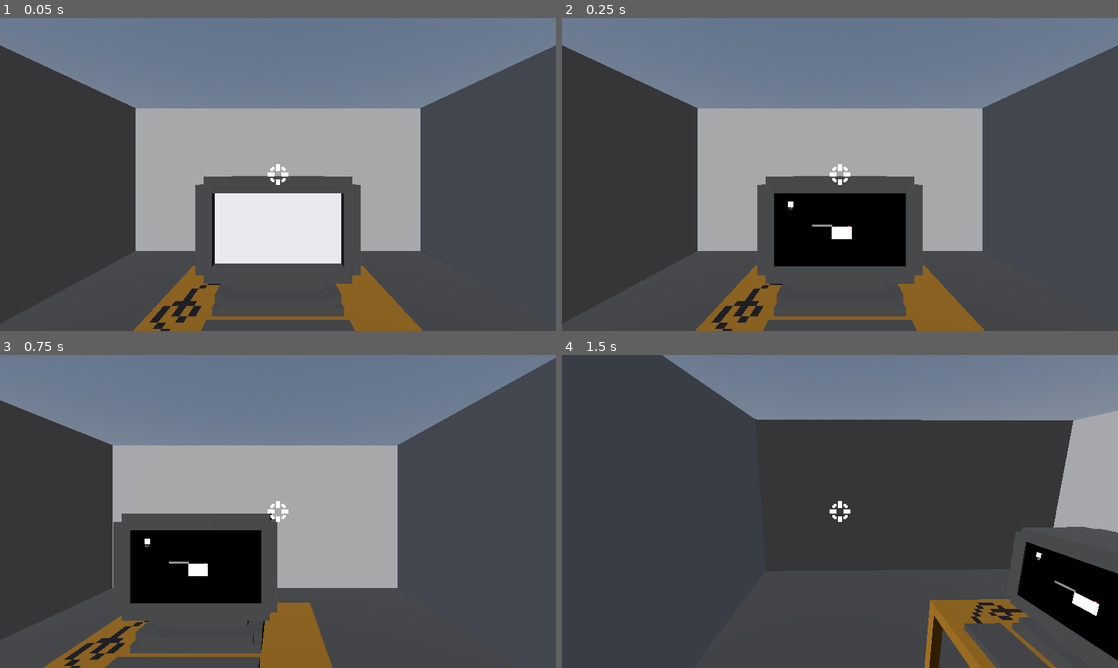
Above: before the commit, frames 1-4 (two rows, left to right).
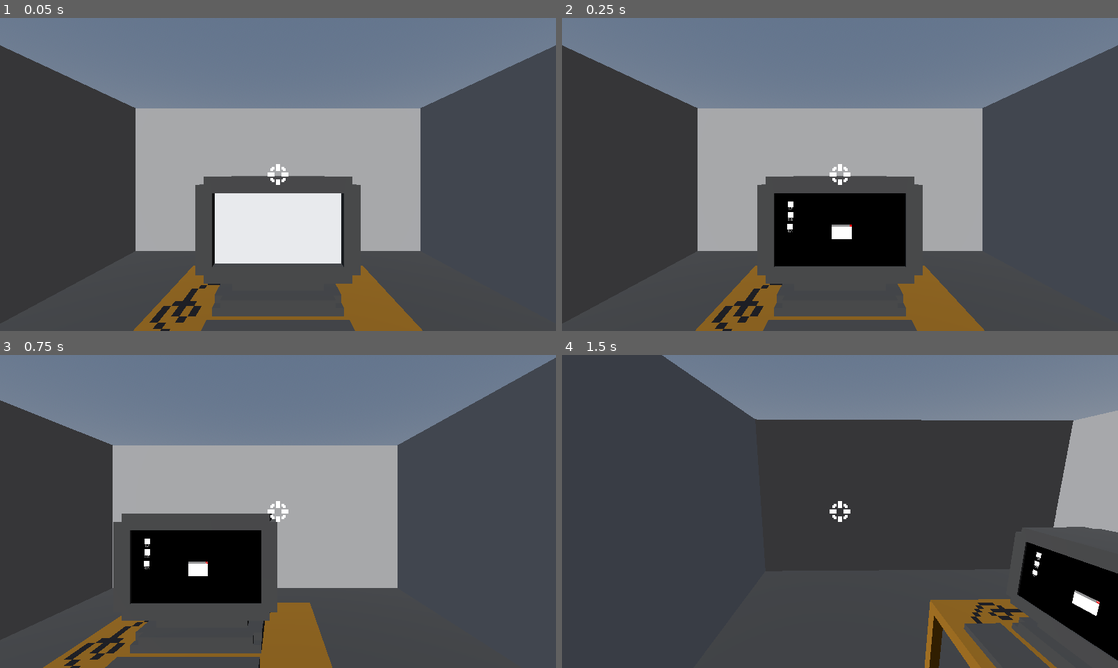
Above: after the commit, the same moments.

Repository: maxwaldman8/gmtk-2026
Game: Godot game, scene res://scenes/room.tscn
Same seed, same stepped clock (60 frames per second), same inputs: the game is played once before the commit and once after it.
Inputs (mouse positions are in pixels of both pictures, inside the frame that each line leads up to):
- Up to frame 1 (0.05 s): no input
- Up to frame 2 (0.25 s): no input
- Up to frame 3 (0.75 s): tap Enter at 0.5 s; move the mouse to (400, 495) at 0.52 s; press the mouse at (400, 495) at 0.53 s; hold D (right) from 0.53 s (still down)
- Up to frame 4 (1.5 s): tap Space (jump) at 0.77 s; move the mouse to (812, 511) at 1.27 s; release D (right) at 1.28 s; release the mouse at (812, 511) at 1.28 s; hold W (forward) from 1.28 s (still down); click (812, 511) at 1.35 s

Frame 1 is identical in both runs. In frame 2, less than 0.1% of the frame differs, in the area x 40-53%, y 62-69%; in frame 3, less than 0.1%; in frame 4, less than 0.1%, in the area x 84-97%, y 65-80%.

Commit message:
window offset and app opening

Diff:
--- a/game-game/scenes/screen/screen.tscn
+++ b/game-game/scenes/screen/screen.tscn
@@ -36,5 +36,21 @@
 window_layer = NodePath("../../WindowLayer")
 window_name = "default_window"
 
+[node name="Application2" parent="ApplicationLayer" unique_id=775416395 node_paths=PackedStringArray("window_layer") instance=ExtResource("2_2d861")]
+offset_left = 116.0
+offset_top = 172.0
+offset_right = 166.0
+offset_bottom = 242.0
+window_layer = NodePath("../../WindowLayer")
+window_name = "default_window"
+
+[node name="Application3" parent="ApplicationLayer" unique_id=920115880 node_paths=PackedStringArray("window_layer") instance=ExtResource("2_2d861")]
+offset_left = 113.0
+offset_top = 273.0
+offset_right = 163.0
+offset_bottom = 343.0
+window_layer = NodePath("../../WindowLayer")
+window_name = "default_window"
+
 [node name="WindowLayer" type="CanvasLayer" parent="." unique_id=929576984]
 layer = 3
--- a/game-game/scenes/screen/window.tscn
+++ b/game-game/scenes/screen/window.tscn
@@ -15,21 +15,23 @@
 anchor_top = 0.5
 anchor_right = 0.5
 anchor_bottom = 0.5
-offset_left = -167.0
 offset_top = -20.0
-offset_right = 170.0
-offset_bottom = 21.0
+offset_right = 337.0
 grow_horizontal = 2
 grow_vertical = 2
 color = Color(0.57301015, 0.56965506, 0.5746491, 1)
 
 [node name="XButton" type="TextureButton" parent="TitleBar" unique_id=839667492]
 texture_filter = 3
-layout_mode = 0
-offset_left = 306.0
-offset_top = 11.0
-offset_right = 315.0
-offset_bottom = 20.0
+layout_mode = 1
+anchors_preset = 1
+anchor_left = 1.0
+anchor_right = 1.0
+offset_left = -19.0
+offset_top = 1.0
+offset_right = -10.0
+offset_bottom = 10.0
+grow_horizontal = 0
 scale = Vector2(2, 2)
 texture_normal = ExtResource("1_jqdkl")
 
--- a/game-game/scripts/screen/application.gd
+++ b/game-game/scripts/screen/application.gd
@@ -26,8 +26,9 @@
 
 func _open_window():
 	window_instance = WINDOW_SCENE.instantiate()
-	window_instance.set_up(window_name)
+	window_instance.set_up(func(): is_opened = false, window_name)
 	window_layer.add_child(window_instance)
+	is_opened = true
 
 
 # on double tap:
@@ -36,7 +37,11 @@
 func _on_test_icon_gui_input(event: InputEvent) -> void:
 	if event is InputEventMouseButton and event.is_action_pressed("left_click"):
 		if event.double_click:
-			_open_window()
+			if is_opened:
+				# animation
+				pass
+			else:
+				_open_window()
 		else:
 			# become selected
 			print("single click")
--- a/game-game/scripts/screen/screen.gd
+++ b/game-game/scripts/screen/screen.gd
@@ -1,2 +1,6 @@
 class_name Screen
 extends Control
+
+# window layering: clicked one is first
+# clamp window pos
+# tween window with mouse
--- a/game-game/scripts/screen/window.gd
+++ b/game-game/scripts/screen/window.gd
@@ -1,5 +1,7 @@
 class_name GameWindow
 extends Control
+
+signal closed
 
 # Will be changing types once get textures/whatnot
 @onready var title_bar : ColorRect = $TitleBar
@@ -12,6 +14,7 @@
 
 var is_hovered : bool
 var is_following_mouse : bool = false
+var offset : Vector2
 const TITLE_BAR_THICKNESS = 20
 
 # Make window draggable by title bar
@@ -21,12 +24,13 @@
 	dimensions = body_instance.size
 
 
-func set_up(w_body_name = "default_window"):
+func set_up(app_close_fn, w_body_name = "default_window"):
 	body_name = w_body_name
 	body_scene = load("res://scenes/screen/windows/" + body_name + ".tscn")
 	body_instance = body_scene.instantiate()
 	add_child(body_instance)
 	global_position = Vector2i(500, 300)
+	closed.connect(app_close_fn)
 
 
 func _set_dimensions(new_dimensions: Vector2i) -> void:
@@ -39,6 +43,7 @@
 func _on_x_button_pressed() -> void:
 	# closing animation?, sound
 	queue_free()
+	closed.emit()
 
 
 func _on_title_bar_mouse_entered() -> void:
@@ -53,9 +58,10 @@
 	if Input.is_action_just_pressed("left_click"):
 		# just clicked
 		is_following_mouse = is_hovered
+		offset = get_local_mouse_position()
 	elif Input.is_action_pressed("left_click"):
 		# holding click
 		if is_following_mouse:
-			global_position = get_global_mouse_position()
+			global_position = get_global_mouse_position() - offset
 
 #endregion
